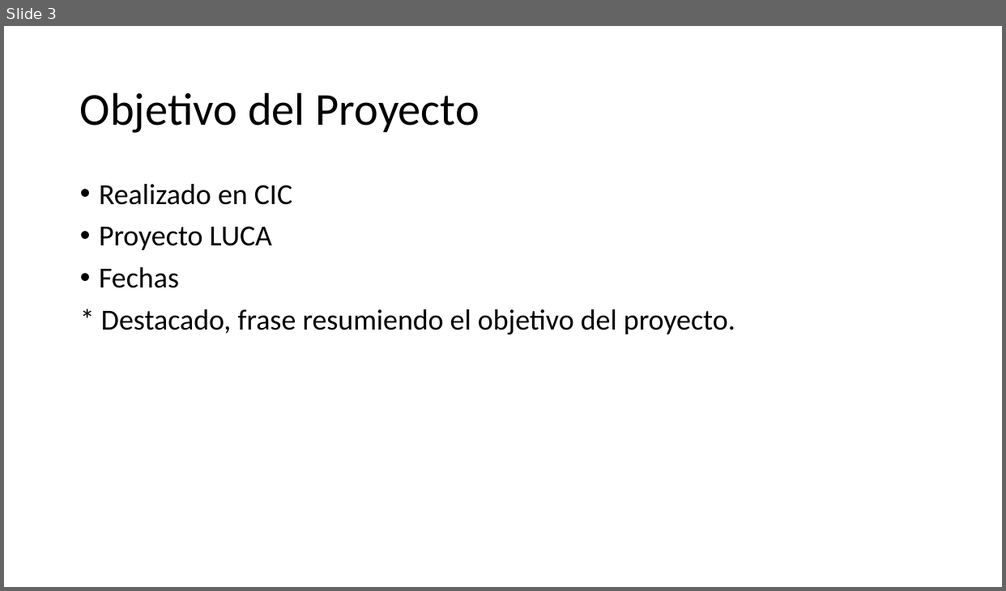
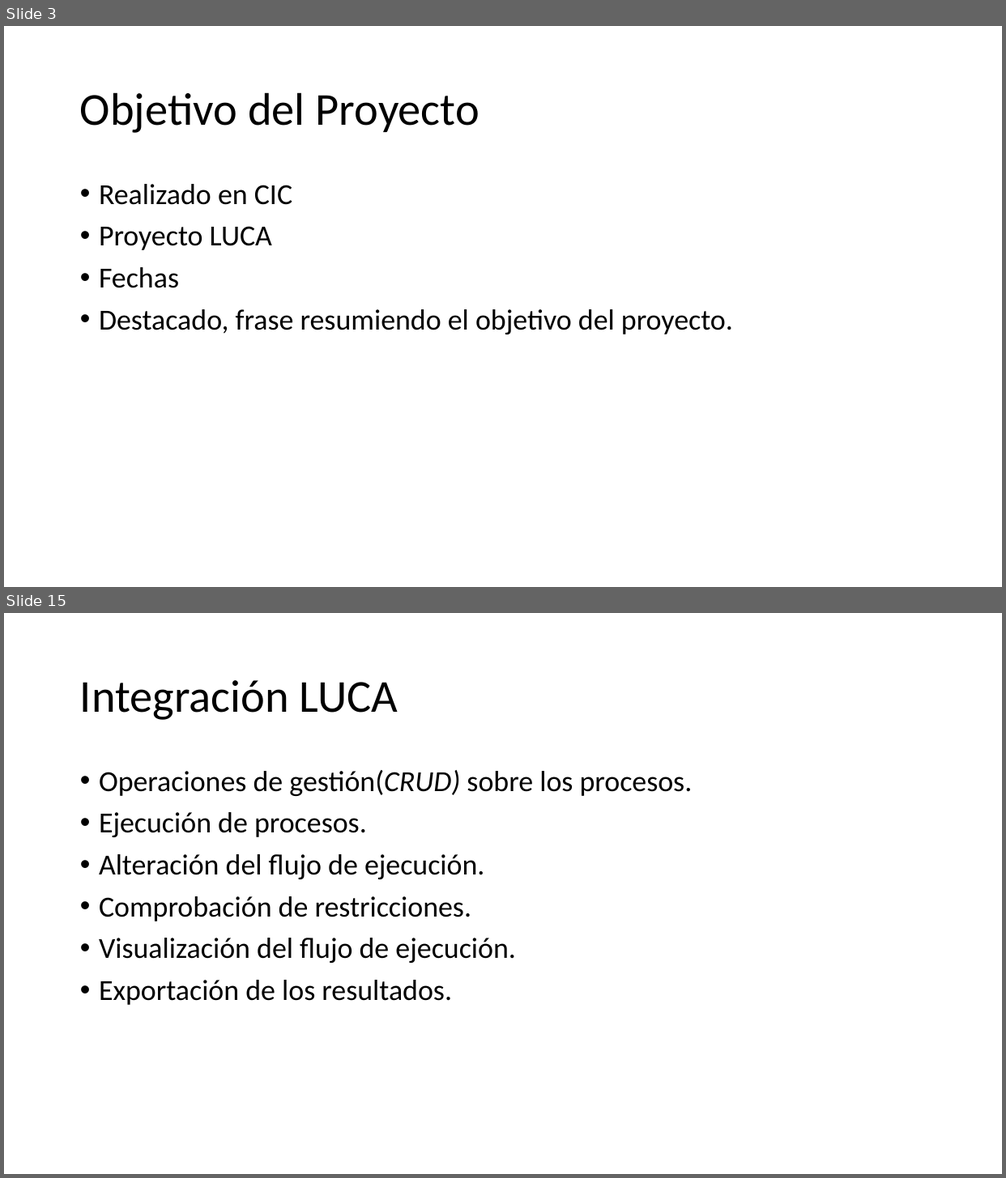
Before and after one commit to IgnacioAgueroSalcines/TFGProcessDocumentation, a slide deck: presentacion/Presentació1.pptx. Shown one above the other, each under a label of ours: slide 3 before the commit, slides 3 and 15 after it; the slides between them are not shown. The pictures are 1006x591 and 1006x1178 pixels, drawn with LibreOffice and Linux fonts; fonts in the diff are those of the drawing. Boxes give left, top, right and bottom in pixels: in the first picture for what was removed or moved away, otherwise in the second. Text is boxed around its words. In the diff, an @@ line names an element or a change of style, - is before the commit and + after.

```diff
--- a/presentacion/Presentació1.pptx
+++ b/presentacion/Presentació1.pptx
@@ slide 15 added at <box>4,613,1002,1174</box>, background #FFFFFF @@
@@ title added at <box>80,680,398,720</box>, 44 pt, text #000000 @@
+Integración LUCA
@@ text added at <box>99,770,692,1005</box>, 28 pt, text #000000 @@
+• Operaciones de gestión(CRUD) sobre los procesos.
+• Ejecución de procesos.
+• Alteración del flujo de ejecución.
+• Comprobación de restricciones.
+• Visualización del flujo de ejecución.
+• Exportación de los resultados.
@@ slide 3 changed as well @@
@@ text at <box>99,310,733,335</box>: text changed @@
-* Destacado, frase resumiendo el objetivo del proyecto.
+• Destacado, frase resumiendo el objetivo del proyecto.
```
Also in this commit, not shown: 1 other slide changed, 21 other slides added, 1 slide removed.
